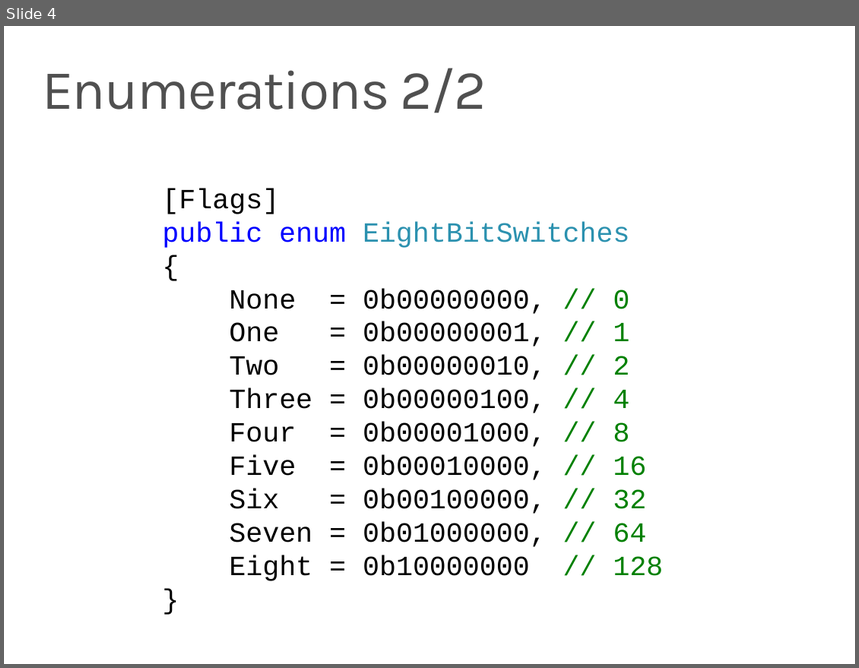
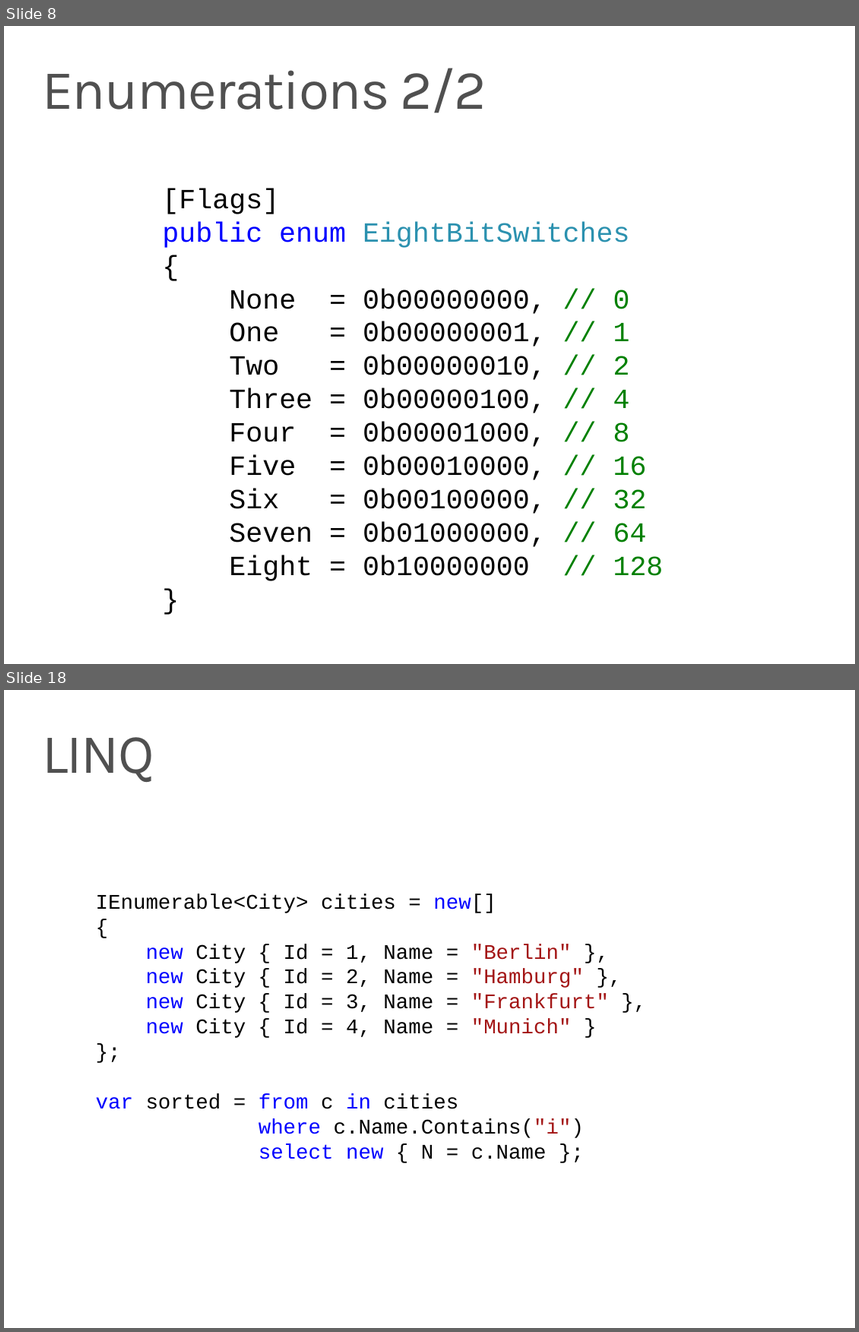
Before and after one commit to ondfisk/BDSA2018, a slide deck: Slides/Lecture03 - Lambdas and LINQ.pptx. Shown one above the other, each under a label of ours: slide 4 before the commit, slides 8 and 18 after it; the slides between them are not shown. The pictures are 859x668 and 859x1332 pixels, drawn with LibreOffice and Linux fonts; fonts in the diff are those of the drawing. Boxes give left, top, right and bottom in pixels: in the first picture for what was removed or moved away, otherwise in the second. Text is boxed around its words. In the diff, an @@ line names an element or a change of style, - is before the commit and + after.

```diff
--- a/Slides/Lecture03 - Lambdas and LINQ.pptx
+++ b/Slides/Lecture03 - Lambdas and LINQ.pptx
@@ slide 18 added at (4, 690, 855, 1328), background #FFFFFF @@
@@ title added at (42, 737, 154, 782), 48 pt, text #505050 @@
+LINQ
@@ text added at (96, 894, 609, 1160), 18 pt, text #000000 @@
+IEnumerable<City> cities = new[]
+{
+new City { Id = 1, Name = "Berlin" },
+new City { Id = 2, Name = "Hamburg" },
+new City { Id = 3, Name = "Frankfurt" },
+new City { Id = 4, Name = "Munich" }
+};
+var sorted = from c in cities
+where c.Name.Contains("i")
+select new { N = c.Name };
@@ what was slide 4 is now slide 8 @@
```
Also in this commit, not shown: 3 slides changed, 12 other slides added, 4 slides removed, 7 other files.
